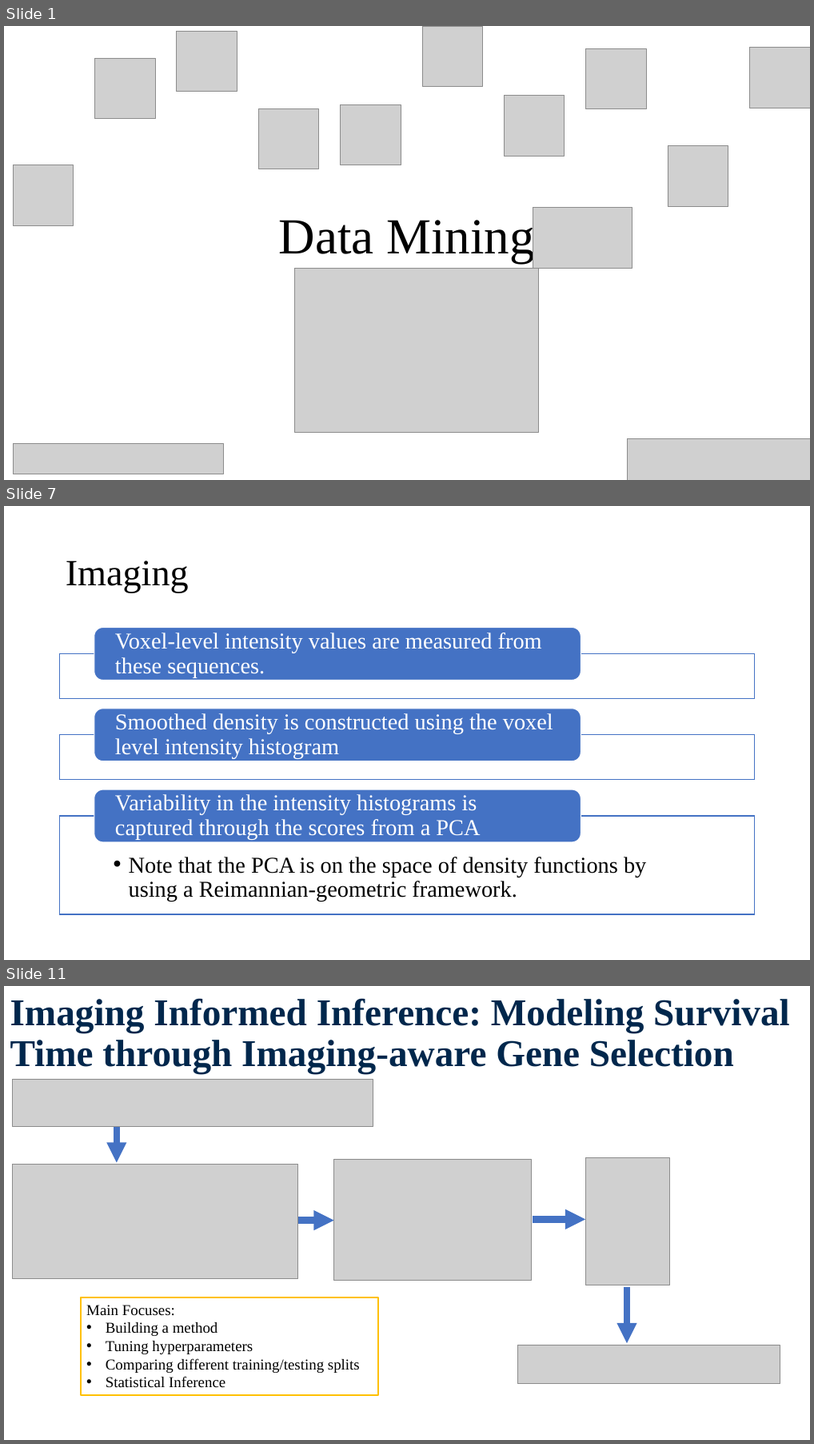
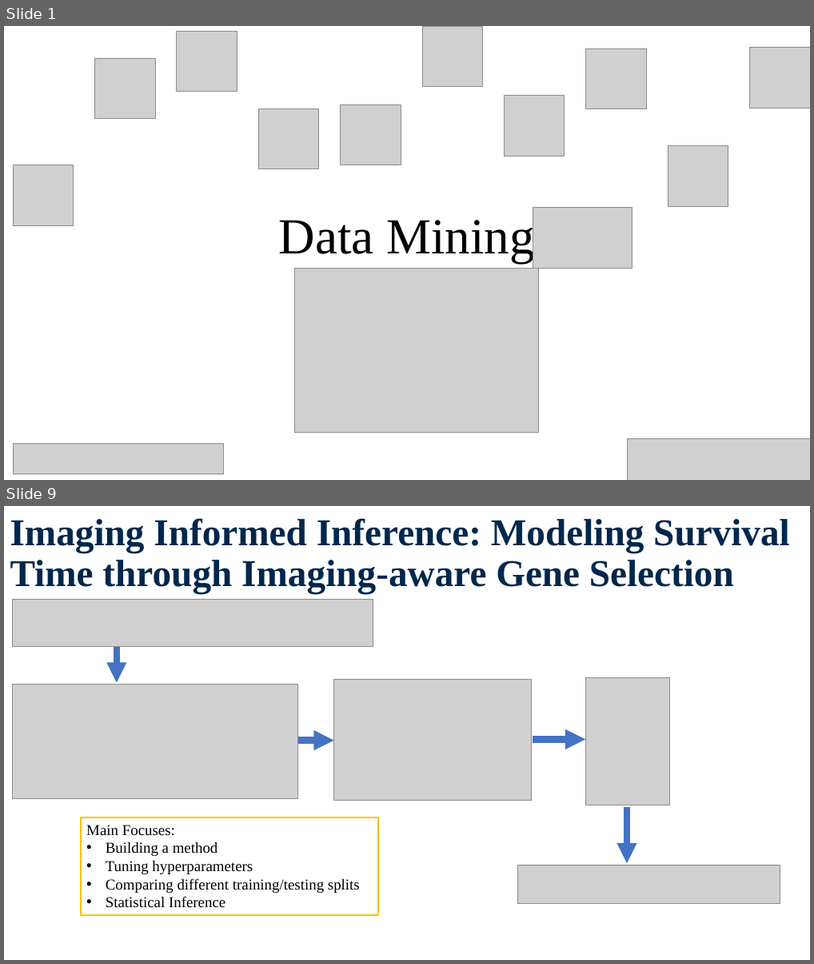
Before and after one commit to Sanchayan-Bhowal/BDSI-Data-mining, a slide deck: ResearchPreviewSlide.pptx. Shown one above the other, each under a label of ours: slides 1, 7 and 11 before the commit, slides 1 and 9 after it; the slides between them are not shown. The pictures are 814x1444 and 814x964 pixels, drawn with LibreOffice and Linux fonts; fonts in the diff are those of the drawing; grey boxes stand for pictures; background and template pictures are left out. Boxes give left, top, right and bottom in pixels: in the first picture for what was removed or moved away, otherwise in the second. Text is boxed around its words. In the diff, an @@ line names an element or a change of style, - is before the commit and + after.

```diff
--- a/ResearchPreviewSlide.pptx
+++ b/ResearchPreviewSlide.pptx
@@ slide 7 removed at (x1=4, y1=506, x2=810, y2=960), background #FFFFFF @@
@@ title removed at (x1=66, y1=560, x2=189, y2=593) @@
-Imaging
@@ group removed at (x1=60, y1=627, x2=755, y2=914): 4 texts, 3 rectangles, 3 rounded rectangles @@
-Voxel-level intensity values are measured from these sequences.
-Smoothed density is constructed using the voxel level intensity histogram
-  • Note that the PCA is on the space of density functions by using a Reimannian-geometric framework.
-Variability in the intensity histograms is captured through the scores from a PCA
@@ what was slide 11 is now slide 9 @@
```
Also in this commit, not shown: 6 slides changed, 1 slide added, 2 other slides removed, 1 other file.
